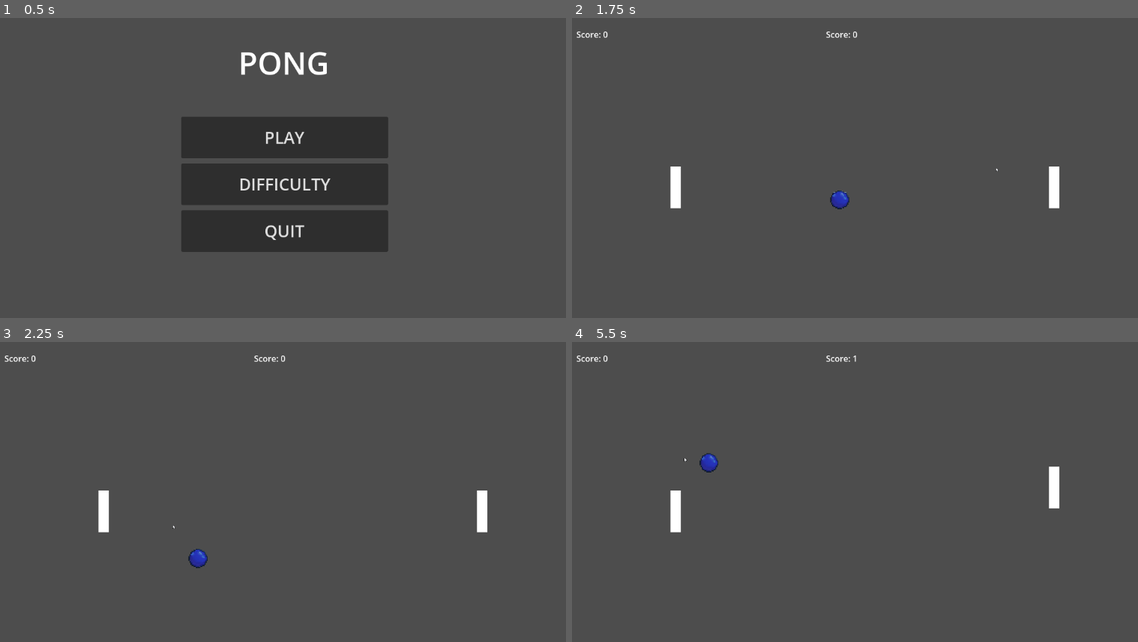
Above: before the commit, frames 1-4 (two rows, left to right).
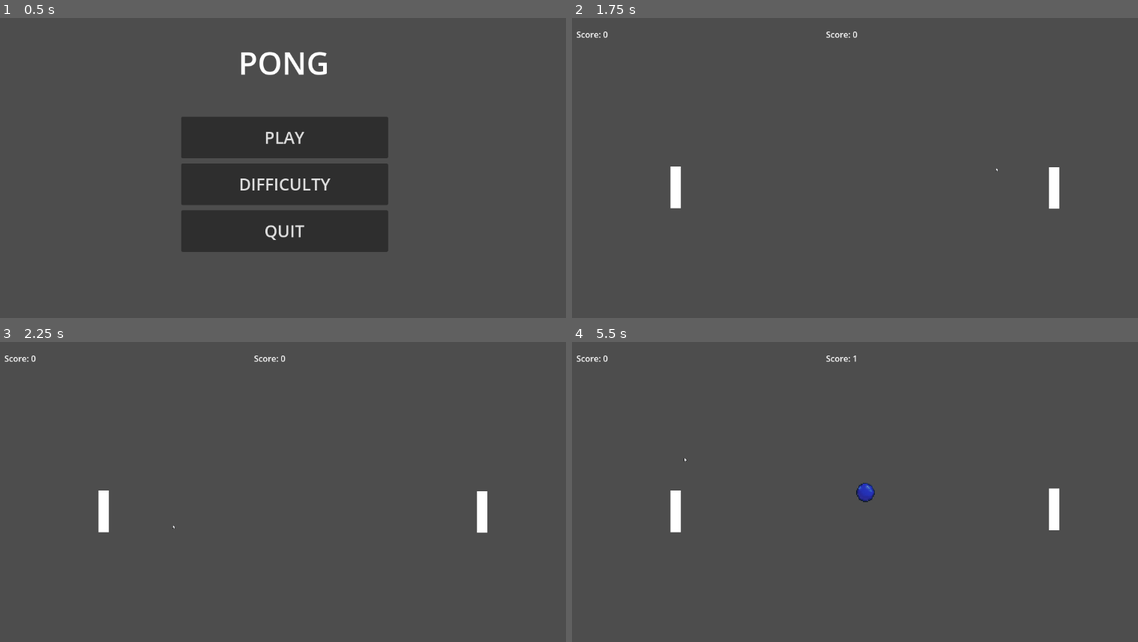
Above: after the commit, the same moments.

Repository: zallec/Internship-Project-1
Game: Godot game, scene res://scenes/main_menu.tscn
Same seed, same stepped clock (60 frames per second), same inputs: the game is played once before the commit and once after it.
Inputs (mouse positions are in pixels of both pictures, inside the frame that each line leads up to):
- Up to frame 1 (0.5 s): no input
- Up to frame 2 (1.75 s): click "PLAY" at 0.5 s; tap Enter at 1.25 s; move the mouse to (996, 171) at 1.27 s
- Up to frame 3 (2.25 s): move the mouse to (175, 528) at 2.02 s; hold W (move_down) from 2.03 s (still down)
- Up to frame 4 (5.5 s): move the mouse to (922, 435) at 2.77 s; release W (move_down) at 2.78 s; move the mouse to (838, 579) at 3.52 s; move the mouse to (1047, 561) at 4.27 s; hold W (move_down) from 4.28 s (still down); move the mouse to (685, 459) at 5.02 s

Frame 1 is identical in both runs. In frame 2, 0.2% of the frame differs, in the area x 45-87%, y 49-64%; in frame 3, 0.2%; in frame 4, 0.6%, in the area x 22-87%, y 37-63%.

Commit message:
mitigated ball initial spawn problem. The enemyWall does not track the first ball spawned, but works fine after its scored.

Diff:
--- a/scenes/main.tscn
+++ b/scenes/main.tscn
@@ -13,6 +13,8 @@
 @export var ball_scene: PackedScene
 @onready var player_scoreBoard: Node = $scoreBoardPlayer
 @onready var bot_scoreBoard: Node = $scoreBoardBot
+@export var enemyWall_spawn_delay: int = 1
+@export var ball_spawn_delay: int = 1
 var score: int
 var screen_center: Vector2
 signal ball_spawned(ball: Node)
@@ -20,7 +22,8 @@
 
 # Called when the node enters the scene tree for the first time.
 func _ready() -> void:
-	screen_center = $Camera2D.global_position
+	screen_center = get_viewport_rect().size / 2
+
 	new_game()
 
 
@@ -35,43 +38,90 @@
 
 
 func new_game() -> void:
-	score = 0
-	$StartDelay.start()
-
-
-func _on_start_delay_timeout() -> void:
 	$PlayerWall.start()
 	$EnemyWall.start()
-	#spawn_ball()
+
+	# freeze enemy wall to avoid initial ball-tracking issues
+	$EnemyWall.set_physics_process(false)
+
+	# temporarily disabling goals to deal with initial ball spawn at 0,0 problem
+	print(\"goals disabled\")
+	$Goal_Left.monitoring = false
+	$Goal_Right.monitoring = false
+
+	spawn_ball()
+	await get_tree().create_timer(enemyWall_spawn_delay).timeout
+	$EnemyWall.set_physics_process(true)
+
+	# delay before setting ball physics
+	await get_tree().create_timer(ball_spawn_delay).timeout
+	var ball: Node = get_node_or_null(\"Ball\")
+	if ball:
+		ball._start()
+		ball.set_physics_process(true)
+
+	# enable goals after ball is launched to avoid initial ball spawn at 0,0 problem
+	$Goal_Left.monitoring = true
+	$Goal_Right.monitoring = true
+	print(\"goals enabled\")
+
+
+func _on_start_delay_timeout() -> void:
+	pass
 
 
 func spawn_ball() -> void:
+	# initialize ball  node
 	var ball: Node = ball_scene.instantiate()
 	ball.name = \"Ball\"
+	ball.position = screen_center
 	add_child(ball)
-	ball._start()
-	emit_signal(\"ball_spawned\", ball)
+	# call_deferred waits until next frame for the enemyWall to start tracking the ball
+	$EnemyWall.ball = ball
+	print(\"ball spawned at \", ball.position)
 
 
 func reset_ball() -> void:
+	$EnemyWall.ball = null
 	var ballToRemove: Node = get_node_or_null(\"Ball\")
 	if ballToRemove:
+		ballToRemove.set_physics_process(false)
 		ballToRemove.queue_free()
-		# small delay to get enemyWall to track new Ball
-		await get_tree().process_frame
-		await get_tree().process_frame
+
+	# small delay to get enemyWall to track new Ball
+	await get_tree().process_frame
+	print(\"ball reset\")
 	spawn_ball()
+	# delay before setting ball physics
+	await get_tree().create_timer(ball_spawn_delay).timeout
+	var ball: Node = get_node_or_null(\"Ball\")
+	if ball:
+		ball._start()
+		ball.set_physics_process(true)
+
+
+func tempDisableGoals() -> void:
+	# supposed to deal with the immediate score by bot goal
+	print(\"temp disabling goals\")
+	$Goal_Left.monitoring = false
+	$Goal_Right.monitoring = false
+	await get_tree().process_frame
+	$Goal_Left.monitoring = true
+	$Goal_Right.monitoring = true
+	print(\"goals enabled\")
 
 
 func _on_goal_left_body_entered(body: Node2D) -> void:
 	if body.name == \"Ball\":
 		bot_scoreBoard.increaseScore()
+		print(\"! bot scored !\")
 		reset_ball()
 
 
 func _on_goal_right_body_entered(body: Node2D) -> void:
 	if body.name == \"Ball\":
 		player_scoreBoard.increaseScore()
+		print(\"! player scored !\")
 		reset_ball()
 "
 
@@ -120,11 +170,10 @@
 [node name="Cursor" parent="." unique_id=217732197 instance=ExtResource("1_0wfyh")]
 
 [node name="StartDelay" type="Timer" parent="." unique_id=597731998]
-wait_time = 3.0
 one_shot = true
 
 [node name="Ball" parent="." unique_id=1366729709 instance=ExtResource("3_sugp2")]
-position = Vector2(-119, -39)
+position = Vector2(568, -44)
 
 [node name="PlayerWall" parent="." unique_id=492150251 instance=ExtResource("2_sugp2")]
 position = Vector2(217, 322)
@@ -133,7 +182,7 @@
 [node name="EnemyWall" parent="." unique_id=151816420 instance=ExtResource("4_jyhfs")]
 position = Vector2(939, 323)
 scale = Vector2(0.5, 2)
-speed = 50.0
+speed = 150.0
 
 [node name="Borders" type="StaticBody2D" parent="." unique_id=477861045]
 position = Vector2(572, 332)
--- a/scenes/scripts/ball.gd
+++ b/scenes/scripts/ball.gd
@@ -7,23 +7,20 @@
 # Called when the node enters the scene tree for the first time.
 func _ready() -> void:
 	set_physics_process(false)
-	await get_tree().create_timer(1.0).timeout
-	_start()
-	set_physics_process(true)
+	hide()
 
 
 # Called every frame. 'delta' is the elapsed time since the previous frame.
 func _physics_process(delta: float) -> void:
 	var collision: KinematicCollision2D = move_and_collide(velocity * delta)
 	if collision:
-		speed = speed + 50
 		direction = velocity.bounce(collision.get_normal()).normalized()
+		speed = speed + 100
 		velocity = velocity.bounce(collision.get_normal())
 
 
 func _start() -> void:
-	position = get_viewport_rect().size / 2
-	speed = 300
+	show()
 	var angle: float = randf_range(-PI/6, PI/6)
 	if randi() % 2 == 0:
 		angle += PI
--- a/scenes/scripts/enemyWall.gd
+++ b/scenes/scripts/enemyWall.gd
@@ -7,15 +7,15 @@
 # Called when the node enters the scene tree for the first time.
 func _ready() -> void:
 	screen_height = get_viewport_rect().size.y
-	get_parent().ball_spawned.connect(_on_ball_spawned)
-	position = Vector2(939,323)
+	position.x = 939
+	position.y = screen_height / 2
 
 func _on_ball_spawned(new_ball: Node) -> void:
 	ball = new_ball
 
 # Called every frame. 'delta' is the elapsed time since the previous frame.
 func _physics_process(_delta: float) -> void:
-	if ball == null:
+	if ball == null or not is_instance_valid(ball):
 		return
 	if ball.position.y > position.y + 10:
 		velocity.y = speed
